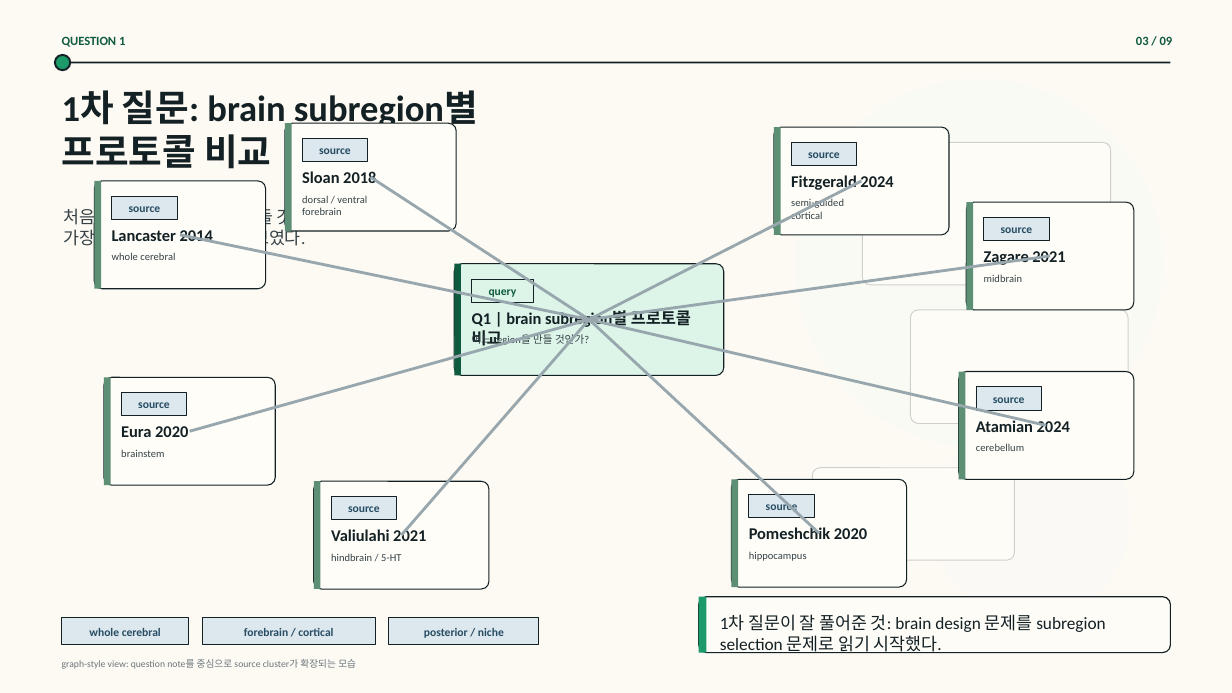
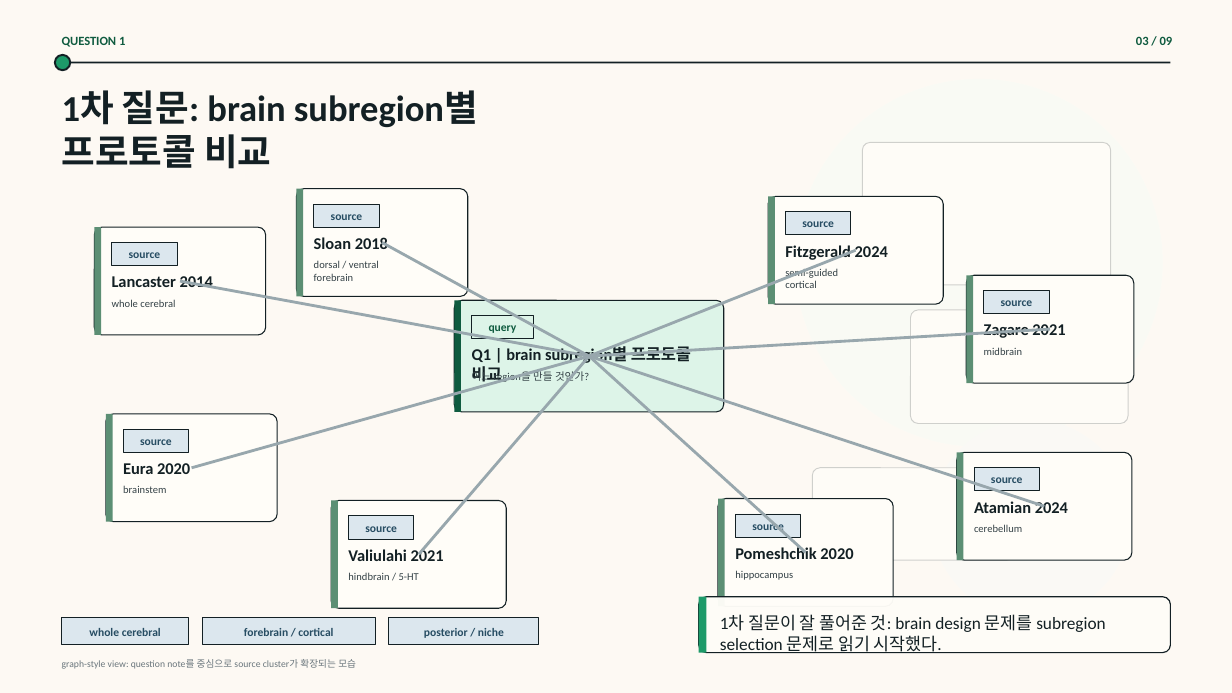
Before and after one commit to lewisdv/paperatlas, a slide deck: slide 3 of collections/organoid/presentation/brain-organoid-question-journey/outputs/output.pptx. Drawn at 1232x693 pixels with LibreOffice and Linux fonts; fonts in the diff are those of the drawing; background and template pictures are left out. Boxes give left, top, right and bottom in pixels: in the first picture for what was removed or moved away, otherwise in the second. Text is boxed around its words. In the diff, an @@ line names an element or a change of style, - is before the commit and + after.

```diff
--- a/collections/organoid/presentation/brain-organoid-question-journey/outputs/output.pptx
+++ b/collections/organoid/presentation/brain-organoid-question-journey/outputs/output.pptx
@@ text removed at <box>63,205,344,249</box> @@
-처음에는 '어느 뇌 영역을 만들 것인가'가
-가장 중요한 비교 기준처럼 보였다.
@@ 2 rectangles, 2 texts, 1 rounded rectangle: place and size @@
-2 rectangles, 2 texts, 1 rounded rectangle at <box>285,123,456,231</box>
+2 rectangles, 2 texts, 1 rounded rectangle at <box>297,189,468,297</box>
@@ 2 rectangles, 2 texts, 1 rounded rectangle: place and size @@
-2 rectangles, 2 texts, 1 rounded rectangle at <box>775,128,950,236</box>
+2 rectangles, 2 texts, 1 rounded rectangle at <box>768,196,944,304</box>
@@ 2 rectangles, 2 texts, 1 rounded rectangle: place and size @@
-2 rectangles, 2 texts, 1 rounded rectangle at <box>94,181,265,289</box>
+2 rectangles, 2 texts, 1 rounded rectangle at <box>94,227,265,335</box>
@@ rectangle at <box>382,241,590,357</box>: rotation 213 to 208 degrees @@
@@ rectangle at <box>589,249,856,358</box>: rotation 333 to 338 degrees @@
@@ rectangle at <box>180,279,589,357</box>: rotation 191 to 190 degrees @@
@@ 2 texts, 2 rectangles, 1 rounded rectangle: place and size @@
-2 texts, 2 rectangles, 1 rounded rectangle at <box>967,202,1134,311</box>
+2 texts, 2 rectangles, 1 rounded rectangle at <box>967,275,1134,384</box>
@@ rectangle at <box>589,328,1051,357</box>: rotation 13 to 356 degrees @@
@@ rectangle: place and size @@
-rectangle at <box>400,319,590,536</box>
+rectangle at <box>418,355,590,555</box>
@@ rectangle at <box>588,355,1045,508</box>: rotation 352 to 18 degrees @@
@@ rectangle: place and size @@
-rectangle at <box>588,319,820,535</box>
+rectangle at <box>589,355,807,553</box>
@@ 5 rectangles, 4 texts, 2 rounded rectangles: place and size @@
-5 rectangles, 4 texts, 2 rounded rectangles at <box>104,263,725,485</box>
+5 rectangles, 4 texts, 2 rounded rectangles at <box>106,300,725,522</box>
@@ 2 rectangles, 2 texts, 1 rounded rectangle: place and size @@
-2 rectangles, 2 texts, 1 rounded rectangle at <box>959,372,1135,480</box>
+2 rectangles, 2 texts, 1 rounded rectangle at <box>957,453,1132,561</box>
@@ 2 rectangles, 2 texts, 1 rounded rectangle: place and size @@
-2 rectangles, 2 texts, 1 rounded rectangle at <box>314,482,490,590</box>
+2 rectangles, 2 texts, 1 rounded rectangle at <box>331,501,506,609</box>
@@ 2 rectangles, 2 texts, 1 rounded rectangle: place and size @@
-2 rectangles, 2 texts, 1 rounded rectangle at <box>732,480,908,588</box>
+2 rectangles, 2 texts, 1 rounded rectangle at <box>718,499,894,607</box>
```
Also in this commit, not shown: 1 other slide changed, 5 other files.
